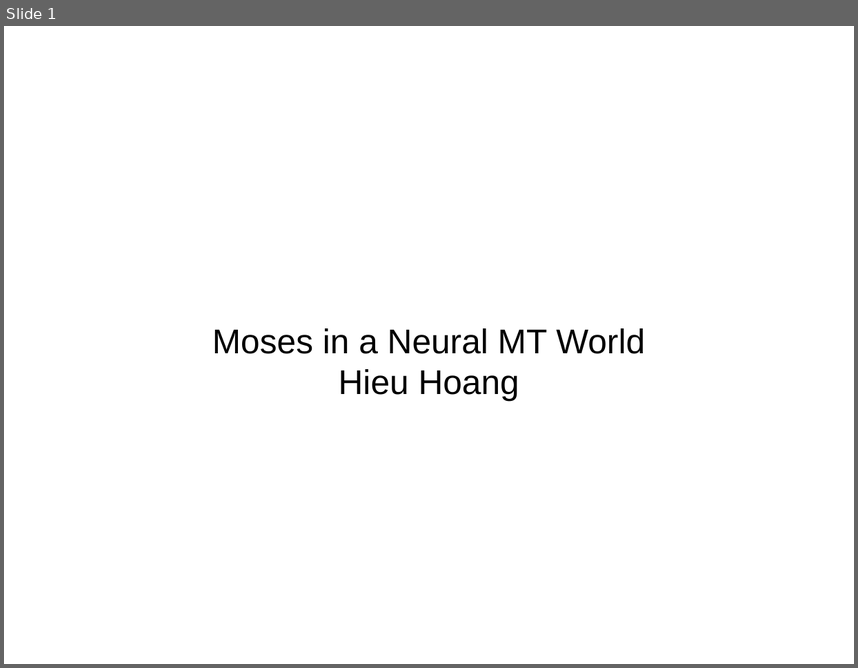
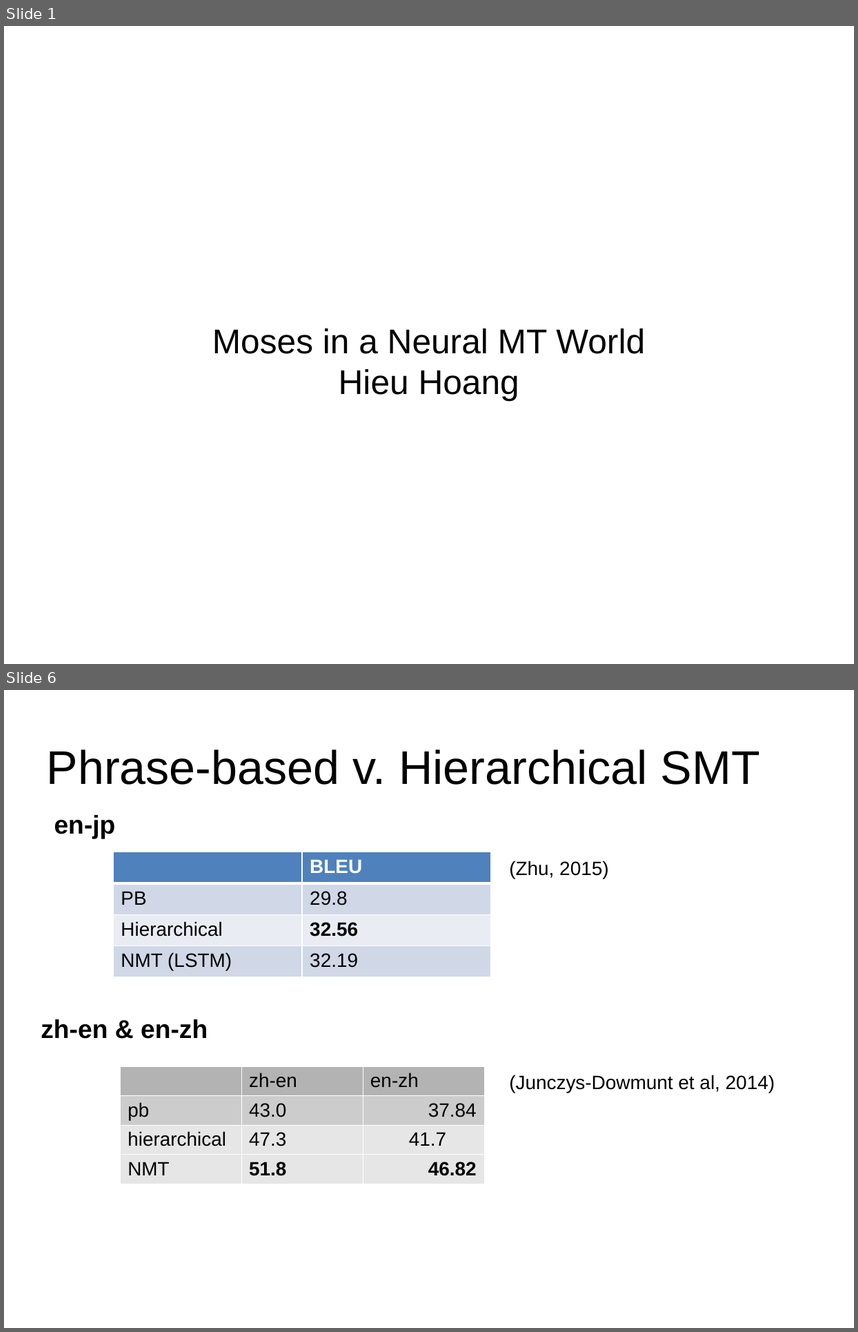
Before and after one commit to hieuhoang/papers, a slide deck: mtma17/slides.pptx. Shown one above the other, each under a label of ours: slide 1 before the commit, slides 1 and 6 after it; the slides between them are not shown. The pictures are 858x668 and 858x1332 pixels, drawn with LibreOffice and Linux fonts; fonts in the diff are those of the drawing. Boxes give left, top, right and bottom in pixels: in the first picture for what was removed or moved away, otherwise in the second. Text is boxed around its words. In the diff, an @@ line names an element or a change of style, - is before the commit and + after.

```diff
--- a/mtma17/slides.pptx
+++ b/mtma17/slides.pptx
@@ slide 6 added at <box>4,690,854,1328</box>, background #FFFFFF @@
@@ title added at <box>47,749,760,785</box>, 44 pt, text #000000 @@
+Phrase-based v. Hierarchical SMT
@@ text added at <box>54,815,116,839</box>, 24 pt, text #000000, bold @@
+en-jp
@@ table added at <box>114,852,492,977</box>, 4 rows, 2 columns @@
+ | BLEU
+PB | 29.8
+Hierarchical | 32.56
+NMT (LSTM) | 32.19
@@ text added at <box>509,860,608,878</box>, 18 pt, text #000000 @@
+(Zhu, 2015)
@@ text added at <box>41,1019,208,1038</box>, 24 pt, text #000000, bold @@
+zh-en & en-zh
@@ table added at <box>121,1065,484,1189</box>, 4 rows, 3 columns @@
+ | zh-en | en-zh
+pb | 43.0 | 37.84
+hierarchical | 47.3 | 41.7
+NMT | 51.8 | 46.82
@@ text added at <box>509,1074,775,1092</box>, 18 pt, text #000000 @@
+(Junczys-Dowmunt et al, 2014)
```
Also in this commit, not shown: 1 slide changed, 5 other slides added, 1 slide removed.
